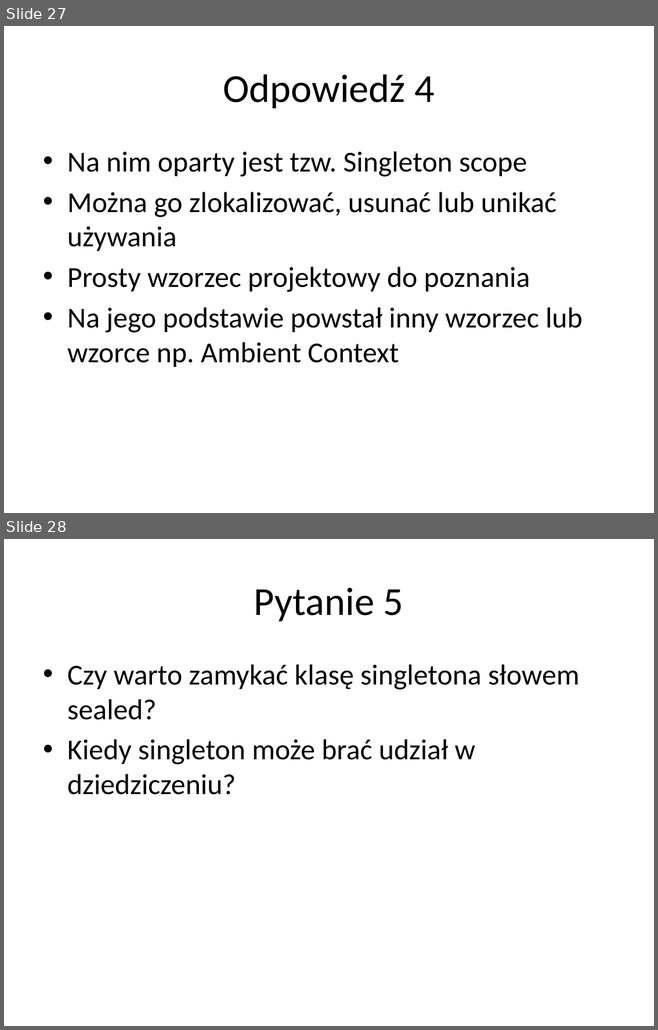
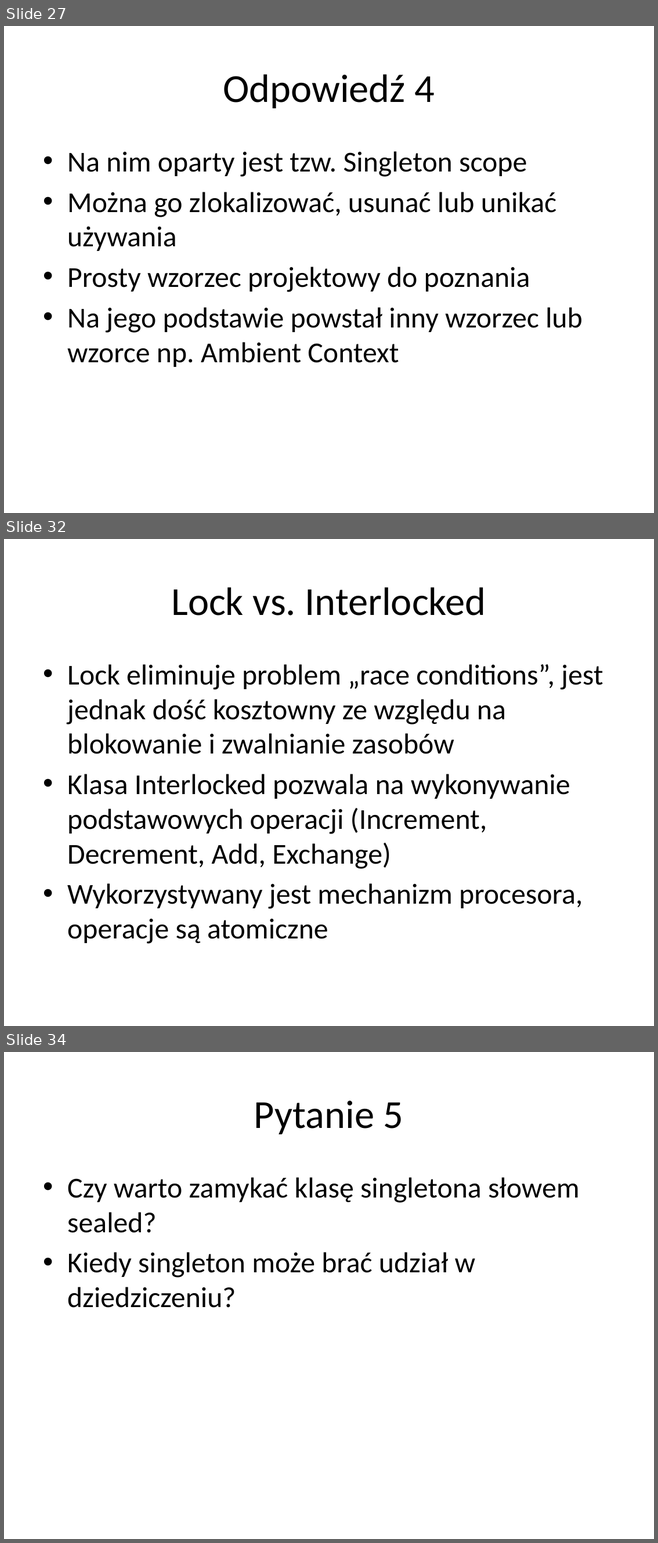
Before and after one commit to vantale/SOLID.DesignPatterns, a slide deck: SOLID.DesignPatterns/Singleton/Singleton - Presentation.pptx. Shown one above the other, each under a label of ours: slides 27 and 28 before the commit, slides 27, 32 and 34 after it; the slides between them are not shown. The pictures are 658x1030 and 658x1543 pixels, drawn with LibreOffice and Linux fonts; fonts in the diff are those of the drawing. Boxes give left, top, right and bottom in pixels: in the first picture for what was removed or moved away, otherwise in the second. Text is boxed around its words. In the diff, an @@ line names an element or a change of style, - is before the commit and + after.

Commit message:
Added slides on Volatie vs Interlocked vs Lock

```diff
--- a/SOLID.DesignPatterns/Singleton/Singleton - Presentation.pptx
+++ b/SOLID.DesignPatterns/Singleton/Singleton - Presentation.pptx
@@ slide 32 added at [4, 539, 654, 1026], background #FFFFFF @@
@@ title added at [171, 587, 486, 616], 44 pt, text #000000 @@
+Lock vs. Interlocked
@@ text added at [67, 664, 603, 944], 32 pt, text #000000 @@
+• Lock eliminuje problem „race conditions”, jest jednak dość kosztowny ze względu na blokowanie i zwalnianie zasobów
+• Klasa Interlocked pozwala na wykonywanie podstawowych operacji (Increment, Decrement, Add, Exchange)
+• Wykorzystywany jest mechanizm procesora, operacje są atomiczne
@@ what was slide 28 is now slide 34 @@
```
Also in this commit, not shown: 7 other slides added.
